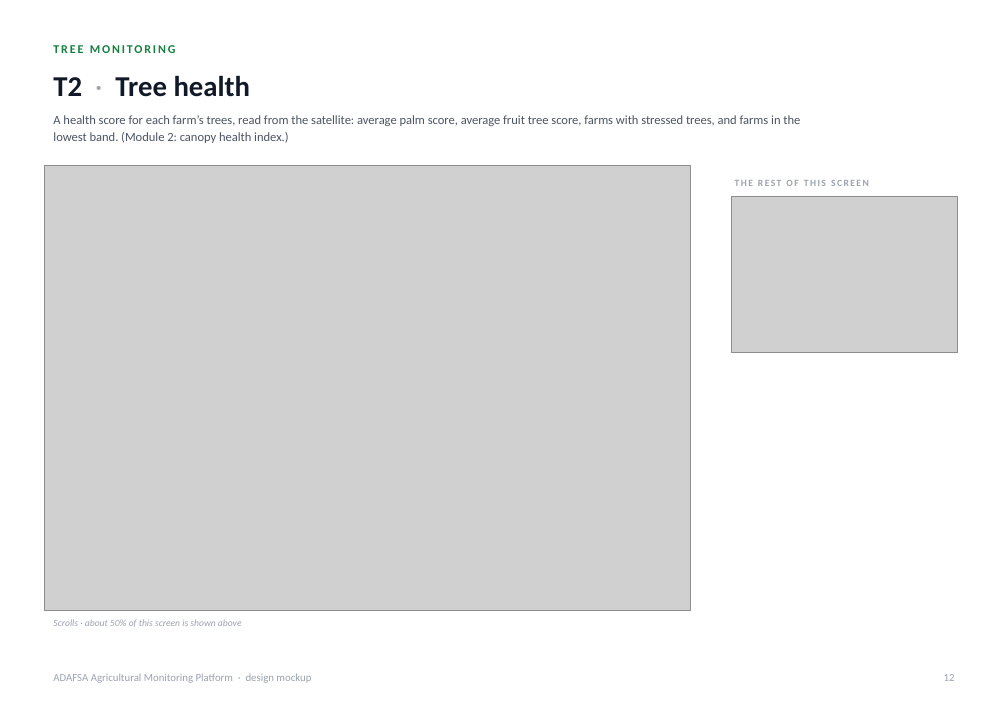
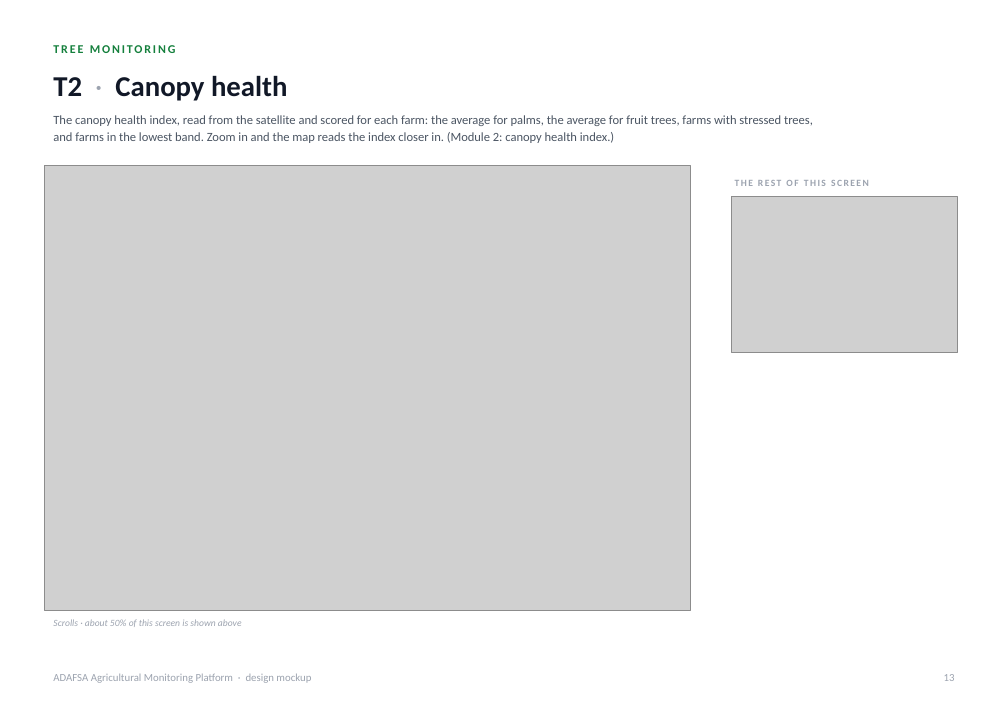
Before and after one commit to romainbigare/adafsa-mockup, a slide deck: slide 13 of docs/ADAFSA_Platform_Screens.pptx (slide 12 before the commit). Drawn at 1008x713 pixels with LibreOffice and Linux fonts; fonts in the diff are those of the drawing; grey boxes stand for pictures. Boxes give left, top, right and bottom in pixels: in the first picture for what was removed or moved away, otherwise in the second. Text is boxed around its words. In the diff, an @@ line names an element or a change of style, - is before the commit and + after.

```diff
--- a/docs/ADAFSA_Platform_Screens.pptx
+++ b/docs/ADAFSA_Platform_Screens.pptx
@@ text at (53,75,287,101): text changed @@
-T2 · Tree health
+T2 · Canopy health
@@ text at (53,115,813,143): text changed @@
-A health score for each farm’s trees, read from the satellite: average palm score, average fruit tree score, farms with stressed trees, and farms in the lowest band. (Module 2: canopy health index.)
+The canopy health index, read from the satellite and scored for each farm: the average for palms, the average for fruit trees, farms with stressed trees, and farms in the lowest band. Zoom in and the map reads the index closer in. (Module 2: canopy health index.)
```
Also in this commit, not shown: 28 other slides changed, 1 slide added, 40 other files.
